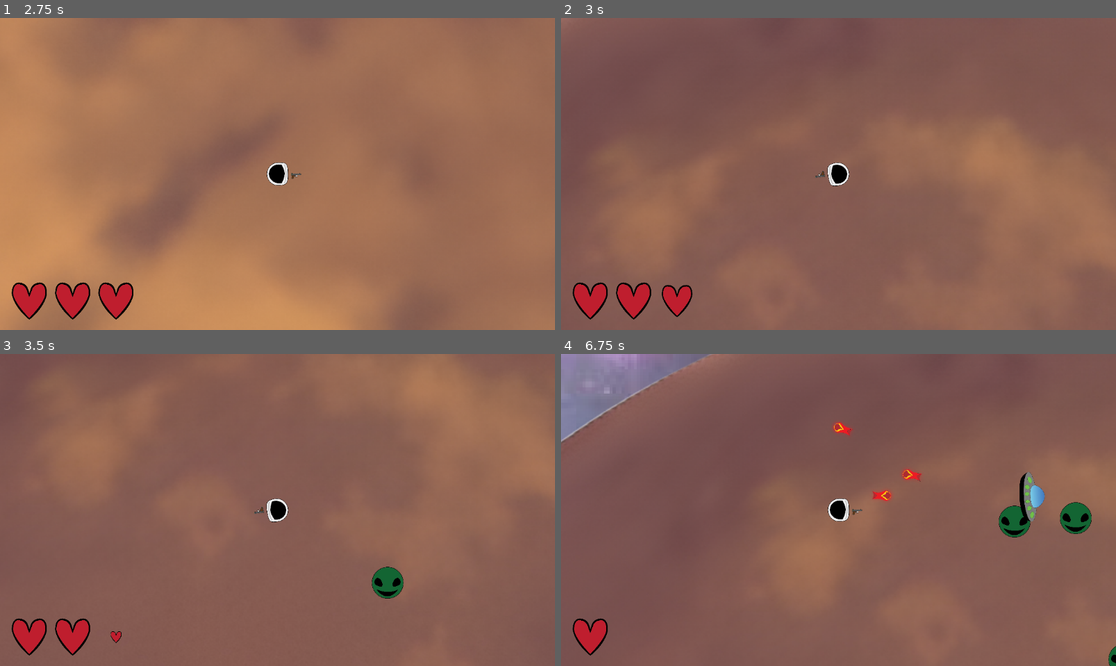
Above: before the commit, frames 1-4 (two rows, left to right).
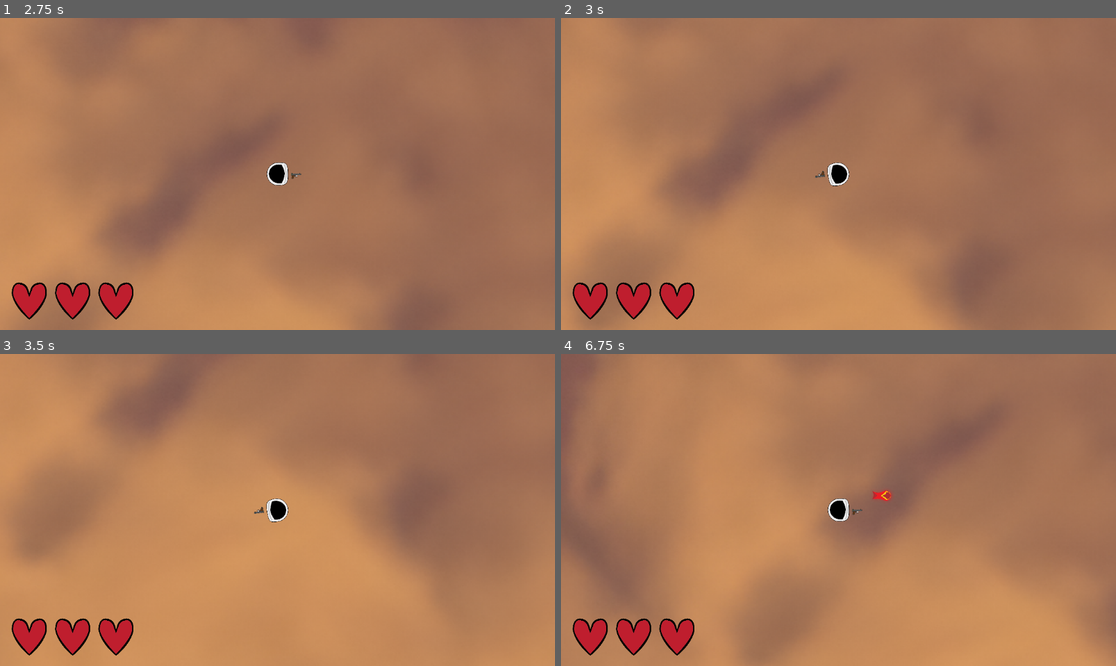
Above: after the commit, the same moments.

Repository: gkdjldgs/Spacegame
Game: Godot game, scene res://canvas_layer.tscn
Two runs of this game, one before a commit and one after it. Both use one fixed random seed, a clock stepped at 60 frames per second and the inputs below.
Inputs (mouse positions are in pixels of both pictures, inside the frame that each line leads up to):
- Up to frame 1 (2.75 s): click (277, 139) at 0.5 s; tap Enter at 1.25 s; move the mouse to (399, 158) at 1.27 s; hold D (right) 1.28-2 s; click (399, 158) at 1.35 s; click (277, 174) at 2 s
- Up to frame 2 (3 s): tap Space at 2.75 s; move the mouse to (727, 189) at 2.77 s; hold S (down) from 2.78 s (still down); tap Alt at 2.85 s
- Up to frame 3 (3.5 s): keep holding S (down)
- Up to frame 4 (6.75 s): move the mouse to (894, 441) at 3.52 s; release S (down) at 3.53 s; hold D (right) 3.53-4.28 s; tap Shift at 3.6, 5.85 s; move the mouse to (810, 572) at 4.27 s; hold W (up) 4.28-5.03 s; click (810, 572) at 4.35 s; move the mouse to (1005, 556) at 5.02 s; hold A (left) 5.03-6.53 s; tap Alt at 5.1 s; move the mouse to (672, 463) at 5.77 s; move the mouse to (866, 510) at 6.52 s; hold S (down) from 6.53 s (still down); click (866, 510) at 6.6 s

Frame 1 is identical in both runs. In frame 2, 66% of the frame differs, in the area x 0-100%, y 0-100%; in frame 3, 72%; in frame 4, 85%.

Commit message:
Weird bug
I'm encountering a bug where it tps the player to the location the first enemy spawns so i just add invinciblity to the player and tp them back to the origin after a bit to counteract that

Diff:
--- a/gui.tscn
+++ b/gui.tscn
@@ -5,6 +5,7 @@
 [ext_resource type="PackedScene" uid="uid://cst22lggim4xx" path="res://heartanimations.tscn" id="3_q8o8l"]
 
 [node name="CanvasLayer" type="CanvasLayer"]
+process_mode = 3
 script = ExtResource("1_6lon5")
 
 [node name="Heart1" type="Sprite2D" parent="."]
--- a/project.godot
+++ b/project.godot
@@ -28,6 +28,10 @@
 enemy=""
 play=""
 forcefield=""
+
+[gui]
+
+theme/custom_font="uid://cjk0tahtmm4oj"
 
 [input]
 
--- a/scripts/autoload.gd
+++ b/scripts/autoload.gd
@@ -9,6 +9,7 @@
 @onready var spawnlocation := 1
 @onready var group = false
 @onready var playerhealth := 0
+@onready var intials = true
 signal bullet_fired(bullet, position, direction, group)
 
 func _on_detection_1_body_entered(body: Node2D) -> void:
--- a/scripts/player.gd
+++ b/scripts/player.gd
@@ -10,6 +10,8 @@
 	if health != autoload.playerhealth:
 		autoload.playerhealth = health
 
+func _ready() -> void:
+	autoload.intials = true
 func _process(delta: float) -> void:
 	autoload.player_position = self.global_position
 	look_at(get_global_mouse_position())
@@ -33,16 +35,24 @@
 		weapon.shoot()
 
 func player_hit():
-	if hit == false:
-		hit = true
-		health -= 1
-		healthy()
-		await $CanvasLayer.heartcheck()
-		hit = false
-		if health == 0:
-			get_tree().paused = true
-			$deathscreeen.show()
-			$deathscreeen/Sprite2D/AnimationPlayer.play("deathanimation")
+	if autoload.intials == false:
+		if hit == false:
+			hit = true
+			health -= 1
+			healthy()
+			await $CanvasLayer.heartcheck()
+			hit = false
+			if health == 0:
 
-	else:
+				get_tree().paused = true
+				$deathscreeen.show()
+				$deathscreeen/Sprite2D/AnimationPlayer.play("deathanimation")
+		else:
+			pass
+	elif autoload.intials == true:
 		pass
+
+
+func _on_tptimer_timeout() -> void:
+	self.global_position = Vector2(0,0)
+	autoload.intials = false
--- a/scripts/player.tscn
+++ b/scripts/player.tscn
@@ -50,3 +50,10 @@
 [node name="deathscreeen" parent="." instance=ExtResource("7_38am0")]
 process_mode = 3
 visible = false
+
+[node name="tptimer" type="Timer" parent="."]
+wait_time = 0.5
+one_shot = true
+autostart = true
+
+[connection signal="timeout" from="tptimer" to="." method="_on_tptimer_timeout"]
Binary file added: font/StarShieldV2-9M52K (3).ttf
Not shown, added: font/StarShieldV2-9M52K (3).ttf.import
